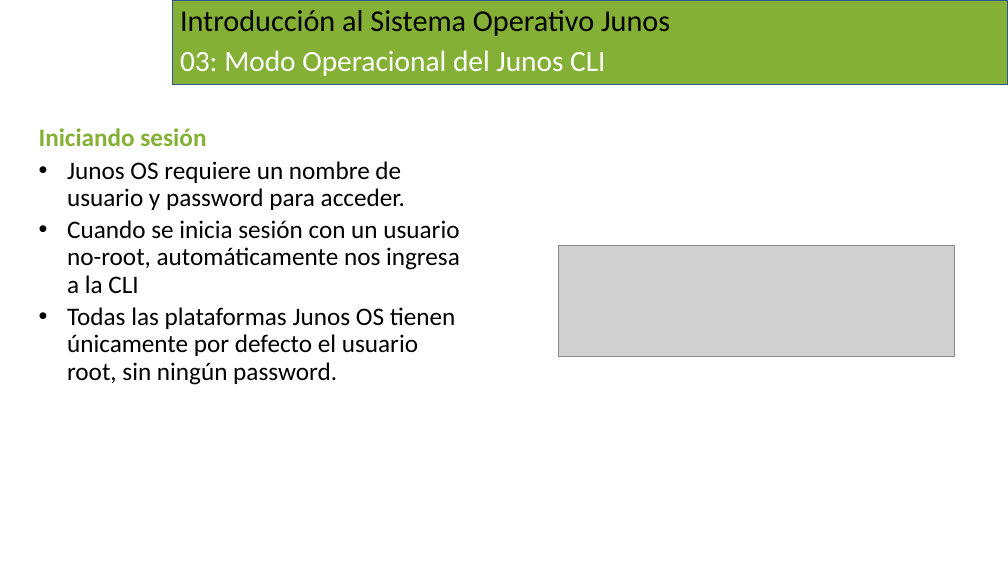
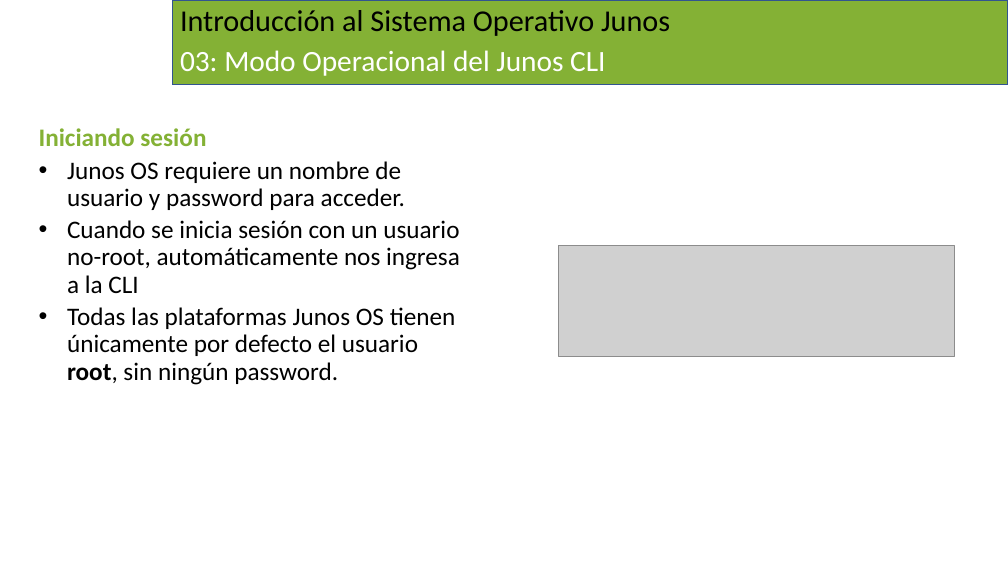
Before and after one commit to CarlosLRamirez/Introduccion-A-Junos-Curso-2022, a slide deck: slide 8 of ppts/Intro to Junos OS - Modulo 3.pptx. Drawn at 1008x567 pixels with LibreOffice and Linux fonts; fonts in the diff are those of the drawing; grey boxes stand for pictures; background and template pictures are left out. Boxes give left, top, right and bottom in pixels: in the first picture for what was removed or moved away, otherwise in the second. Text is boxed around its words. In the diff, an @@ line names an element or a change of style, - is before the commit and + after.

```diff
--- a/ppts/Intro to Junos OS - Modulo 3.pptx
+++ b/ppts/Intro to Junos OS - Modulo 3.pptx
@@ text at [67, 307, 456, 385]: bold on in "root," @@
```
Also in this commit, not shown: 7 other slides changed, 2 other files.
